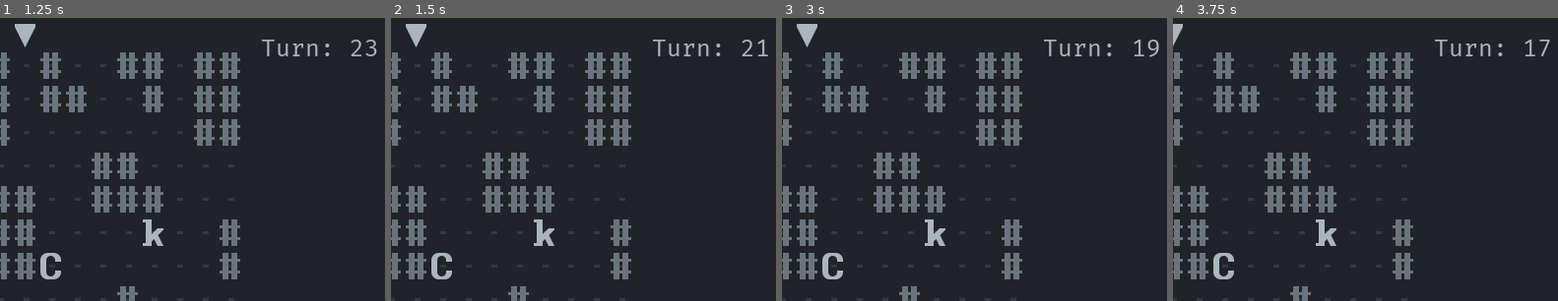
Above: before the commit, frames 1-4 (left to right).
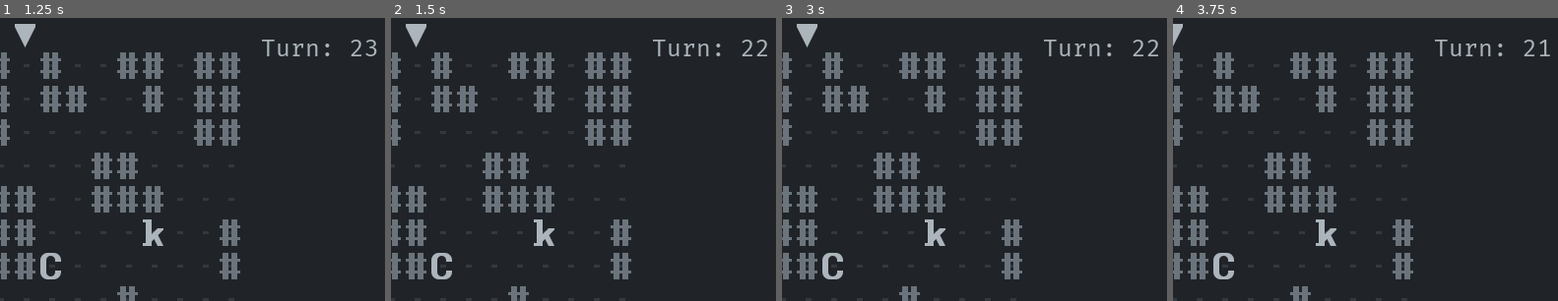
Above: after the commit, the same moments.

Repository: Bozar/OneMoreLevel
Game: Godot game, scene res://scene/main/MainScene.tscn
Same seed, same stepped clock (60 frames per second), same inputs: the game is played once before the commit and once after it.
Inputs:
- Up to frame 1 (1.25 s): tap Enter at 0.5 s; hold Right (move_right) from 0.53 s (still down); tap A (add_turn, bound only after the commit) at 0.6 s
- Up to frame 2 (1.5 s): tap Space (init_world) at 1.25, 1.35 s; release Right (move_right) at 1.28 s; hold Down (move_down) from 1.28 s (still down)
- Up to frame 3 (3 s): tap A (add_turn, bound only after the commit) at 1.55, 2.1, 2.85 s; tap Enter at 2 s; release Down (move_down) at 2.03 s; hold Right (move_right) 2.03-2.78 s; tap Space (init_world) at 2.75 s; hold Up (move_up) from 2.78 s (still down)
- Up to frame 4 (3.75 s): tap Enter at 3.5 s; release Up (move_up) at 3.53 s; hold Left (move_left) from 3.53 s (still down); tap Space (init_world) at 3.6 s
The pictures show only the part of the screen within x 42-92%, y 0-50%; the shares and areas given below are measured in that part.

Frame 1 is identical in both runs. In frame 2, less than 0.1% of the frame differs, in the area x 94-98%, y 7-14%; in frame 3, 0.2%, in the area x 91-98%, y 7-14%; in frame 4, 0.2%.

Commit message:
Add a wizard key: add_turn.

Diff:
--- a/library/InputTag.gd
+++ b/library/InputTag.gd
@@ -8,3 +8,4 @@
 const INIT_WORLD: String = "init_world"
 const RELOAD: String = "reload"
 const FORCE_RELOAD: String = "force_reload"
+const ADD_TURN: String = "add_turn"
--- a/project.godot
+++ b/project.godot
@@ -72,6 +72,11 @@
 "events": [ Object(InputEventKey,"resource_local_to_scene":false,"resource_name":"","device":0,"alt":false,"shift":false,"control":false,"meta":false,"command":false,"pressed":false,"scancode":82,"unicode":0,"echo":false,"script":null)
  ]
 }
+add_turn={
+"deadzone": 0.5,
+"events": [ Object(InputEventKey,"resource_local_to_scene":false,"resource_name":"","device":0,"alt":false,"shift":false,"control":false,"meta":false,"command":false,"pressed":false,"scancode":65,"unicode":0,"echo":false,"script":null)
+ ]
+}
 
 [rendering]
 
--- a/scene/main/PlayerInput.gd
+++ b/scene/main/PlayerInput.gd
@@ -65,6 +65,8 @@
 		if _is_force_reload_input(event):
 			get_node(RELOAD_GAME).reload()
 			return
+		elif _is_add_turn_input(event):
+			_ref_CountDown.add_count(1)
 
 	if _end_game:
 		if _is_reload_input(event):
@@ -149,3 +151,7 @@
 		_pc_action.attack()
 	elif _pc_action.is_building(_pc_pos, _direction):
 		_pc_action.interact()
+
+
+func _is_add_turn_input(event: InputEvent) -> bool:
+	return event.is_action_pressed(_new_InputTag.ADD_TURN)
